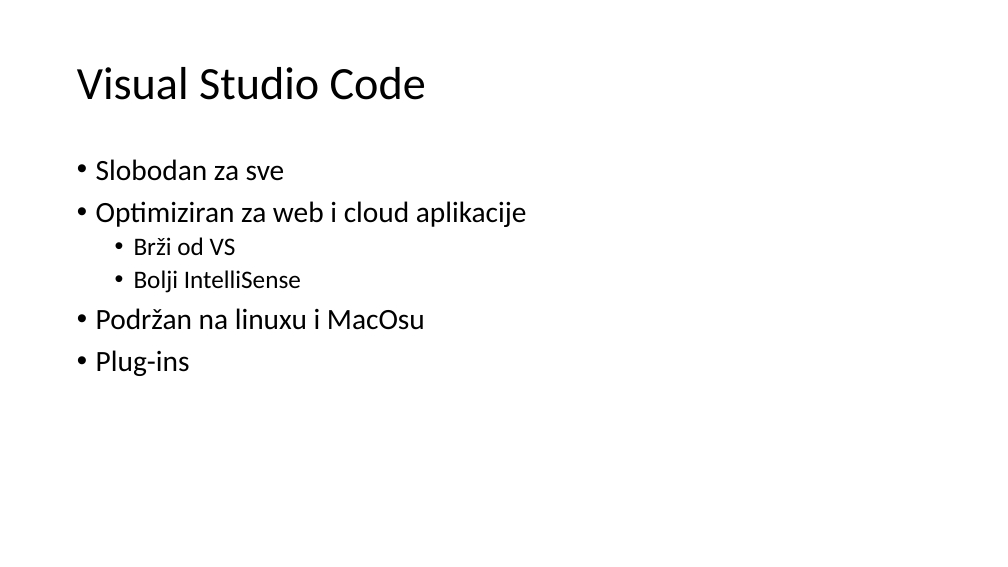
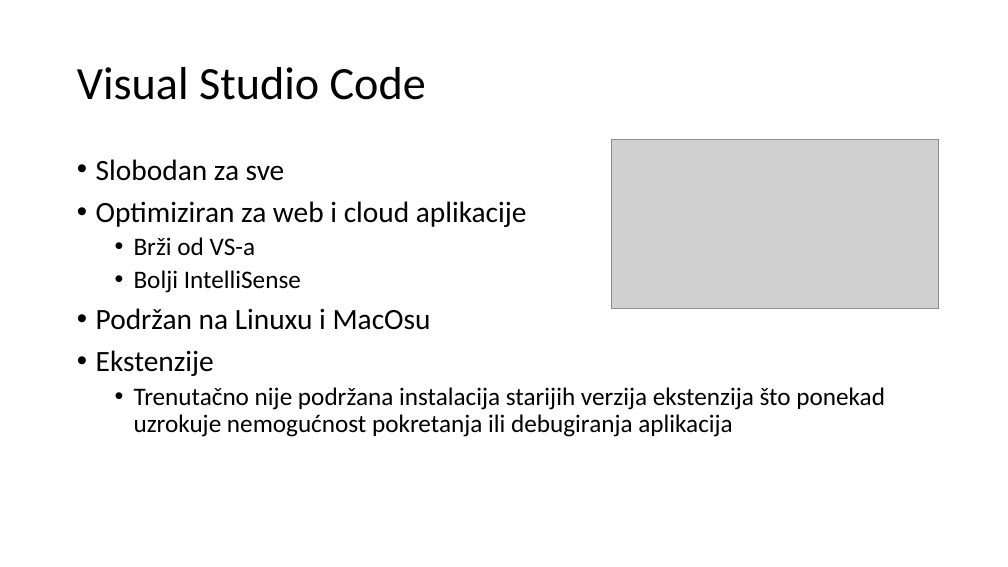
Before and after one commit to mmssniper/angular-workshop, a slide deck: slide 17 of prezentacije/1-3 Alati u razvoju.pptx (slide 11 before the commit). Drawn at 1008x567 pixels with LibreOffice and Linux fonts; fonts in the diff are those of the drawing; grey boxes stand for pictures. Boxes give left, top, right and bottom in pixels: in the first picture for what was removed or moved away, otherwise in the second. Text is boxed around its words. In the diff, an @@ line names an element or a change of style, - is before the commit and + after.

```diff
--- a/prezentacije/1-3 Alati u razvoju.pptx
+++ b/prezentacije/1-3 Alati u razvoju.pptx
@@ picture added at box(612, 140, 939, 309) @@
@@ text at box(134, 237, 255, 256): text changed @@
-  • Brži od VS
+  • Brži od VS-a
@@ text at box(96, 308, 885, 437): text changed; size 28 to 24 pt @@
-• Podržan na linuxu i MacOsu
-• Plug-ins
+• Podržan na Linuxu i MacOsu
+• Ekstenzije
+  • Trenutačno nije podržana instalacija starijih verzija ekstenzija što ponekad uzrokuje nemogućnost pokretanja ili debugiranja aplikacija
```
Also in this commit, not shown: 8 other slides changed, 6 slides added, 2 slides removed.
